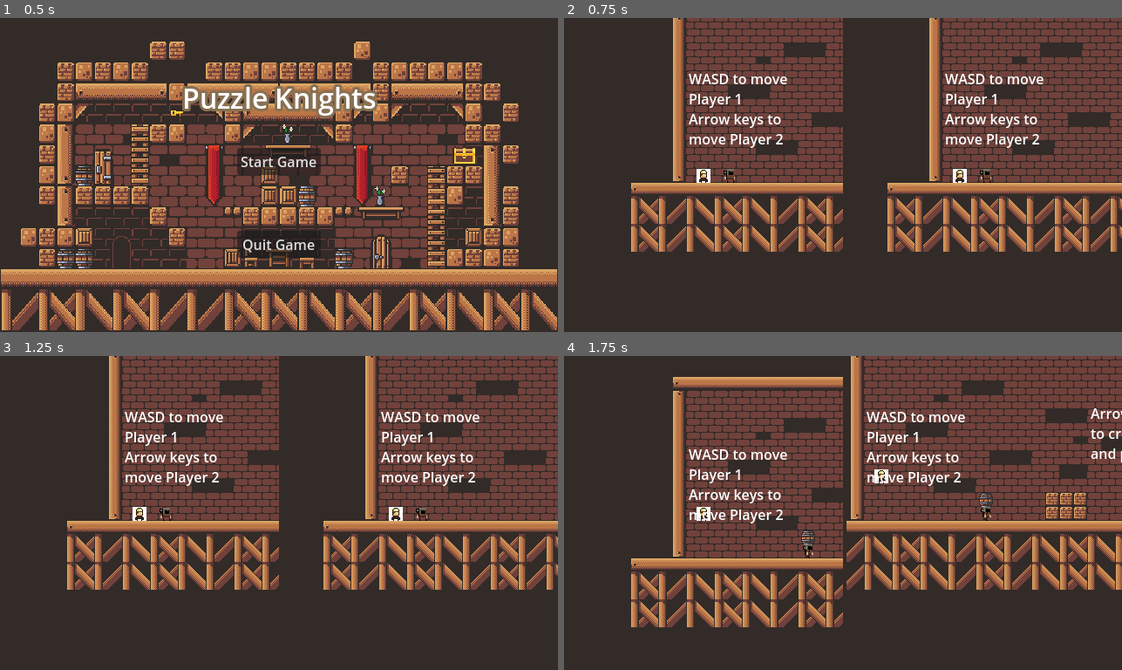
Above: before the commit, frames 1-4 (two rows, left to right).
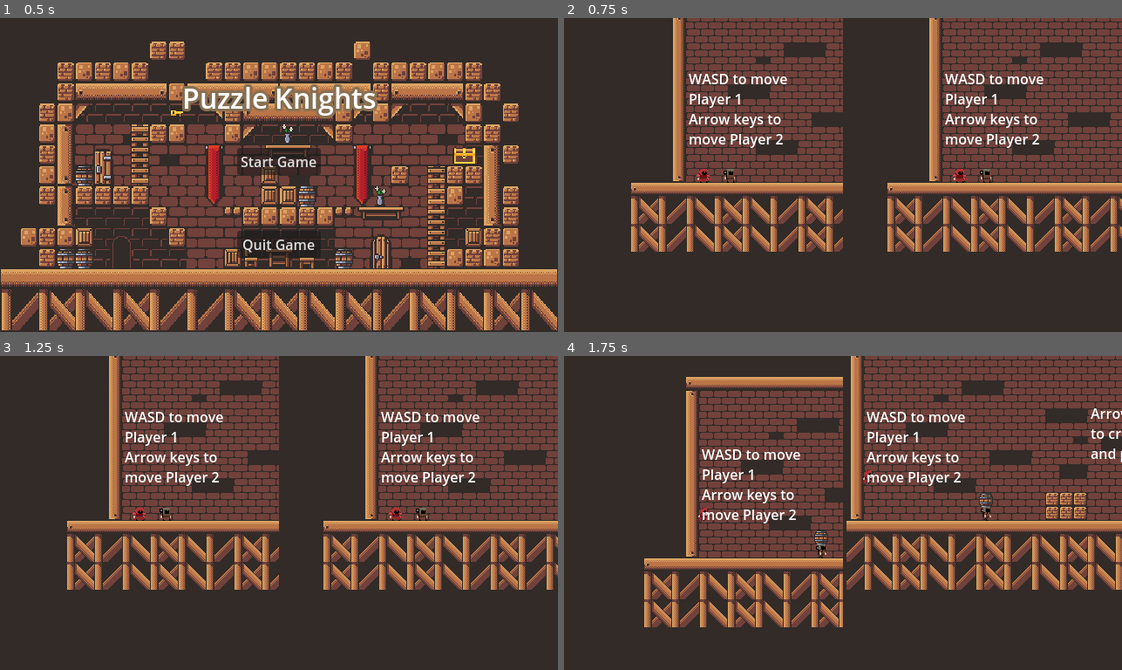
Above: after the commit, the same moments.

Repository: Darr3n2GG/Puzzle-Knights-2P-
Game: Godot game, scene res://Scenes/Main Menu/main_menu.tscn
Same seed, same stepped clock (60 frames per second), same inputs: the game is played once before the commit and once after it.
Inputs:
- Up to frame 1 (0.5 s): no input
- Up to frame 2 (0.75 s): click "Start Game" at 0.5 s
- Up to frame 3 (1.25 s): no input
- Up to frame 4 (1.75 s): tap Enter at 1.25 s; hold Right (2Right) from 1.28 s (still down); tap Shift (1Attack) at 1.35 s; tap W (1Up) at 1.52 s; tap Down (2PlaceOrCarry) at 1.55 s

Frame 1 is identical in both runs. In frame 2, 0.2% of the frame differs, in the area x 23-73%, y 48-53%; in frame 3, 0.2%; in frame 4, 11%, in the area x 12-59%, y 6-87%.
Error in both runs: Cannot call method 'get_child' on a null value. (res://Resources/Global.gd:15)

Commit message:
"Final Commit" wink wink
-added Combat knight animations
 -> attack,jump,run,idle,attack slash ( bugged)
-tweaked door scene

Diff:
--- a/Characters/Players/Player 1/P1_Attack.gd
+++ b/Characters/Players/Player 1/P1_Attack.gd
@@ -7,13 +7,17 @@
 @export var knockback_strength_y : float = 200.0
 var has_knockbacked : bool = false
 
+signal attacked
+
 func _ready() -> void:
 	hurtbox.monitoring = false
+	connect("attacked",get_parent().on_attacked)
 
 func _physics_process(_delta) -> void:
 	if Input.is_action_just_pressed("1Attack") and attack_cooldown.is_stopped(): #haha bug fixed
 		hurtbox.monitoring = true
 		is_attacking.start()
+		emit_signal("attacked")
 
 func _on_is_attacking_timeout() -> void:
 	hurtbox.monitoring = false
--- a/Characters/Players/Player 1/player_1.tscn
+++ b/Characters/Players/Player 1/player_1.tscn
@@ -1,24 +1,261 @@
-[gd_scene load_steps=12 format=3 uid="uid://da1c0fs0p4kxp"]
+[gd_scene load_steps=46 format=3 uid="uid://da1c0fs0p4kxp"]
 
 [ext_resource type="Script" path="res://Characters/Players/Player.gd" id="1_yjl8x"]
 [ext_resource type="Resource" uid="uid://deqgd3ry1p2rn" path="res://Resources/p1_controls.tres" id="2_g5pru"]
-[ext_resource type="Texture2D" uid="uid://c88pu1pybax30" path="res://Characters/Players/Player 1/miner.jpg" id="3_24ed2"]
+[ext_resource type="Texture2D" uid="uid://d3sq03oawyh8e" path="res://Imports/CK/CK attack pose.png" id="3_db0iq"]
+[ext_resource type="Texture2D" uid="uid://df8hcvib7laai" path="res://Imports/CK/CK Idle.png" id="3_gnjic"]
 [ext_resource type="PackedScene" uid="uid://bpdrkkdpu1hoc" path="res://Resources/Component/health_component.tscn" id="4_0g6dk"]
+[ext_resource type="Texture2D" uid="uid://dknacdpfvktf4" path="res://Imports/CK/CK jump spritesheet.png" id="5_03ff4"]
 [ext_resource type="PackedScene" uid="uid://dc560d02gq12i" path="res://Resources/Component/hitbox_component.tscn" id="5_g81ct"]
+[ext_resource type="Texture2D" uid="uid://y2nf1stg1anr" path="res://Imports/CK/CK Run.png" id="6_tr3fl"]
+[ext_resource type="Texture2D" uid="uid://cidmjb7fj1cwo" path="res://Imports/CK/CK attack slash.png" id="7_8w8pr"]
 [ext_resource type="Script" path="res://Characters/Players/Player 1/P1_Attack.gd" id="7_55mj7"]
 [ext_resource type="PackedScene" uid="uid://c8f6t6wa8tuwh" path="res://Resources/Component/Hurtbox_Component.tscn" id="8_p584q"]
 
+[sub_resource type="AtlasTexture" id="AtlasTexture_wdvxx"]
+atlas = ExtResource("3_db0iq")
+region = Rect2(0, 0, 32, 32)
+
+[sub_resource type="AtlasTexture" id="AtlasTexture_pu57q"]
+atlas = ExtResource("3_db0iq")
+region = Rect2(32, 0, 32, 32)
+
+[sub_resource type="AtlasTexture" id="AtlasTexture_a3ify"]
+atlas = ExtResource("3_db0iq")
+region = Rect2(0, 32, 32, 32)
+
+[sub_resource type="AtlasTexture" id="AtlasTexture_s2dbk"]
+atlas = ExtResource("3_gnjic")
+region = Rect2(0, 0, 32, 32)
+
+[sub_resource type="AtlasTexture" id="AtlasTexture_fx0gm"]
+atlas = ExtResource("3_gnjic")
+region = Rect2(32, 0, 32, 32)
+
+[sub_resource type="AtlasTexture" id="AtlasTexture_bcx5o"]
+atlas = ExtResource("3_gnjic")
+region = Rect2(64, 0, 32, 32)
+
+[sub_resource type="AtlasTexture" id="AtlasTexture_ogfn5"]
+atlas = ExtResource("3_gnjic")
+region = Rect2(0, 32, 32, 32)
+
+[sub_resource type="AtlasTexture" id="AtlasTexture_2ug0s"]
+atlas = ExtResource("3_gnjic")
+region = Rect2(32, 32, 32, 32)
+
+[sub_resource type="AtlasTexture" id="AtlasTexture_hkd53"]
+atlas = ExtResource("3_gnjic")
+region = Rect2(64, 32, 32, 32)
+
+[sub_resource type="AtlasTexture" id="AtlasTexture_by5s4"]
+atlas = ExtResource("3_gnjic")
+region = Rect2(0, 64, 32, 32)
+
+[sub_resource type="AtlasTexture" id="AtlasTexture_vjph5"]
+atlas = ExtResource("3_gnjic")
+region = Rect2(32, 64, 32, 32)
+
+[sub_resource type="AtlasTexture" id="AtlasTexture_1e31b"]
+atlas = ExtResource("3_gnjic")
+region = Rect2(64, 64, 32, 32)
+
+[sub_resource type="AtlasTexture" id="AtlasTexture_sdsyh"]
+atlas = ExtResource("5_03ff4")
+region = Rect2(64, 32, 32, 32)
+
+[sub_resource type="AtlasTexture" id="AtlasTexture_v5653"]
+atlas = ExtResource("5_03ff4")
+region = Rect2(0, 64, 32, 32)
+
+[sub_resource type="AtlasTexture" id="AtlasTexture_2ojyr"]
+atlas = ExtResource("5_03ff4")
+region = Rect2(0, 32, 32, 32)
+
+[sub_resource type="AtlasTexture" id="AtlasTexture_ajdha"]
+atlas = ExtResource("5_03ff4")
+region = Rect2(32, 32, 32, 32)
+
+[sub_resource type="AtlasTexture" id="AtlasTexture_ualo4"]
+atlas = ExtResource("5_03ff4")
+region = Rect2(0, 0, 32, 32)
+
+[sub_resource type="AtlasTexture" id="AtlasTexture_vrb6c"]
+atlas = ExtResource("5_03ff4")
+region = Rect2(32, 0, 32, 32)
+
+[sub_resource type="AtlasTexture" id="AtlasTexture_j06ae"]
+atlas = ExtResource("5_03ff4")
+region = Rect2(64, 0, 32, 32)
+
+[sub_resource type="AtlasTexture" id="AtlasTexture_24m66"]
+atlas = ExtResource("6_tr3fl")
+region = Rect2(0, 0, 32, 32)
+
+[sub_resource type="AtlasTexture" id="AtlasTexture_qp541"]
+atlas = ExtResource("6_tr3fl")
+region = Rect2(32, 0, 32, 32)
+
+[sub_resource type="AtlasTexture" id="AtlasTexture_1o1a8"]
+atlas = ExtResource("6_tr3fl")
+region = Rect2(64, 0, 32, 32)
+
+[sub_resource type="AtlasTexture" id="AtlasTexture_pyn0n"]
+atlas = ExtResource("6_tr3fl")
+region = Rect2(0, 32, 32, 32)
+
+[sub_resource type="AtlasTexture" id="AtlasTexture_mqxyg"]
+atlas = ExtResource("6_tr3fl")
+region = Rect2(32, 32, 32, 32)
+
+[sub_resource type="AtlasTexture" id="AtlasTexture_bdp42"]
+atlas = ExtResource("6_tr3fl")
+region = Rect2(64, 32, 32, 32)
+
 [sub_resource type="SpriteFrames" id="SpriteFrames_cwjio"]
 animations = [{
 "frames": [{
 "duration": 1.0,
-"texture": ExtResource("3_24ed2")
+"texture": SubResource("AtlasTexture_wdvxx")
+}, {
+"duration": 1.0,
+"texture": SubResource("AtlasTexture_pu57q")
+}, {
+"duration": 1.0,
+"texture": SubResource("AtlasTexture_a3ify")
+}],
+"loop": false,
+"name": &"attack front",
+"speed": 8.0
+}, {
+"frames": [{
+"duration": 1.0,
+"texture": SubResource("AtlasTexture_s2dbk")
+}, {
+"duration": 1.0,
+"texture": SubResource("AtlasTexture_fx0gm")
+}, {
+"duration": 1.0,
+"texture": SubResource("AtlasTexture_bcx5o")
+}, {
+"duration": 1.0,
+"texture": SubResource("AtlasTexture_ogfn5")
+}, {
+"duration": 1.0,
+"texture": SubResource("AtlasTexture_2ug0s")
+}, {
+"duration": 1.0,
+"texture": SubResource("AtlasTexture_hkd53")
+}, {
+"duration": 1.0,
+"texture": SubResource("AtlasTexture_by5s4")
+}, {
+"duration": 1.0,
+"texture": SubResource("AtlasTexture_vjph5")
+}, {
+"duration": 1.0,
+"texture": SubResource("AtlasTexture_1e31b")
 }],
 "loop": true,
 "name": &"idle",
+"speed": 3.0
+}, {
+"frames": [{
+"duration": 1.0,
+"texture": SubResource("AtlasTexture_sdsyh")
+}, {
+"duration": 1.0,
+"texture": SubResource("AtlasTexture_v5653")
+}],
+"loop": true,
+"name": &"jump fall",
+"speed": 6.0
+}, {
+"frames": [{
+"duration": 1.0,
+"texture": SubResource("AtlasTexture_2ojyr")
+}, {
+"duration": 1.0,
+"texture": SubResource("AtlasTexture_ajdha")
+}],
+"loop": false,
+"name": &"jump limit",
+"speed": 5.0
+}, {
+"frames": [{
+"duration": 1.0,
+"texture": SubResource("AtlasTexture_ualo4")
+}, {
+"duration": 1.0,
+"texture": SubResource("AtlasTexture_vrb6c")
+}, {
+"duration": 1.0,
+"texture": SubResource("AtlasTexture_j06ae")
+}],
+"loop": true,
+"name": &"jump up",
+"speed": 5.0
+}, {
+"frames": [{
+"duration": 1.0,
+"texture": SubResource("AtlasTexture_24m66")
+}, {
+"duration": 1.0,
+"texture": SubResource("AtlasTexture_qp541")
+}, {
+"duration": 1.0,
+"texture": SubResource("AtlasTexture_1o1a8")
+}, {
+"duration": 1.0,
+"texture": SubResource("AtlasTexture_pyn0n")
+}, {
+"duration": 1.0,
+"texture": SubResource("AtlasTexture_mqxyg")
+}, {
+"duration": 1.0,
+"texture": SubResource("AtlasTexture_bdp42")
+}],
+"loop": true,
+"name": &"run",
 "speed": 5.0
 }]
 
+[sub_resource type="AtlasTexture" id="AtlasTexture_7e7r3"]
+atlas = ExtResource("7_8w8pr")
+region = Rect2(0, 0, 64, 32)
+
+[sub_resource type="AtlasTexture" id="AtlasTexture_n7535"]
+atlas = ExtResource("7_8w8pr")
+region = Rect2(64, 0, 64, 32)
+
+[sub_resource type="AtlasTexture" id="AtlasTexture_hpp38"]
+atlas = ExtResource("7_8w8pr")
+region = Rect2(128, 0, 64, 32)
+
+[sub_resource type="AtlasTexture" id="AtlasTexture_kk5od"]
+atlas = ExtResource("7_8w8pr")
+region = Rect2(0, 32, 64, 32)
+
+[sub_resource type="SpriteFrames" id="SpriteFrames_ejgq3"]
+animations = [{
+"frames": [{
+"duration": 1.0,
+"texture": SubResource("AtlasTexture_7e7r3")
+}, {
+"duration": 1.0,
+"texture": SubResource("AtlasTexture_n7535")
+}, {
+"duration": 1.0,
+"texture": SubResource("AtlasTexture_hpp38")
+}, {
+"duration": 1.0,
+"texture": SubResource("AtlasTexture_kk5od")
+}],
+"loop": false,
+"name": &"slash",
+"speed": 8.0
+}]
+
 [sub_resource type="RectangleShape2D" id="RectangleShape2D_0m543"]
 size = Vector2(10, 15)
 
@@ -26,12 +263,13 @@
 size = Vector2(10, 15)
 
 [sub_resource type="RectangleShape2D" id="RectangleShape2D_ah4og"]
-size = Vector2(23, 18)
+size = Vector2(27, 18)
 
 [node name="Player 1" type="CharacterBody2D" groups=["player"]]
 collision_mask = 6
 platform_floor_layers = 4294967293
 script = ExtResource("1_yjl8x")
+speed = 300.0
 controls = ExtResource("2_g5pru")
 
 [node name="Animation" type="AnimatedSprite2D" parent="."]
@@ -39,6 +277,14 @@
 sprite_frames = SubResource("SpriteFrames_cwjio")
 animation = &"idle"
 
+[node name="Slash" type="AnimatedSprite2D" parent="."]
+visible = false
+position = Vector2(24, 0.5)
+sprite_frames = SubResource("SpriteFrames_ejgq3")
+animation = &"slash"
+frame = 3
+frame_progress = 0.999122
+
 [node name="CollisionBox" type="CollisionShape2D" parent="."]
 shape = SubResource("RectangleShape2D_0m543")
 debug_color = Color(0, 0.6, 0.701961, 0.419608)
@@ -60,7 +306,7 @@
 knockback_x = 100.0
 
 [node name="HurtBox" type="CollisionShape2D" parent="Hurtbox_Component"]
-position = Vector2(17, 0)
+position = Vector2(18.5, 0)
 shape = SubResource("RectangleShape2D_ah4og")
 debug_color = Color(0.937255, 0.25098, 0, 0.419608)
 
--- a/Characters/Players/Player 2/player_2.tscn
+++ b/Characters/Players/Player 2/player_2.tscn
@@ -148,7 +148,7 @@
 "texture": SubResource("AtlasTexture_jqnms")
 }],
 "loop": true,
-"name": &"move",
+"name": &"run",
 "speed": 6.0
 }]
 
@@ -173,7 +173,7 @@
 [node name="Animation" type="AnimatedSprite2D" parent="."]
 position = Vector2(0, 2)
 sprite_frames = SubResource("SpriteFrames_o2eun")
-animation = &"idle"
+animation = &"run"
 
 [node name="Barrel" type="Sprite2D" parent="."]
 visible = false
--- a/Characters/Players/Player.gd
+++ b/Characters/Players/Player.gd
@@ -2,41 +2,32 @@
 extends CharacterBody2D
 class_name player
 
-##Player Animation Node (temporary)
 @onready var anim : AnimatedSprite2D = $Animation
-##Players spawn point when ready or respawn
 @onready var spawn_point : Vector2 = global_position
 
-##Counts the amount of sec times delta that time has passed when not on floor
+#coyote jump mechanic
 var coyotetimer : float = 0.0
-##Checks if player has jumped
 var has_jumped : bool = false
-##Max amount of time in sec that player can coyote jump when not on floor
 @export var maxcoyotetime : float = 0.2
 
-var is_pogo : bool = false
+var direction : Vector2 = Vector2.RIGHT
+var knockback : Vector2 = Vector2.ZERO
+var god_mode : bool = false
+##check if attack or place/carry block animation is being played
+var alt_animation : bool = false
+var is_attacking : bool = false
 
-##Direction a player is facing in int value
-var direction : Vector2 = Vector2.RIGHT
-##knockback for player whenever being hit by something or is hitting something
-var knockback : Vector2 = Vector2.ZERO
-##god mode
-var god_mode : bool = false
-
-##Speed value of player
 @export var speed : float = 200.0
-##Jump velocity value of player
 @export var jump_vel : float = -300.0
-##Amount of push force player can exert on rigid bodies
+##push force for rigid bodies
 @export var push_force : float = 20.0
-##Place range of player
+##player 2 place block base range
 @export var base_place_range : float = 16.0
 
-##Gravity from project settings
 var gravity = ProjectSettings.get_setting("physics/2d/default_gravity")
 
 ##Control resource for two player controls, resources using control.gd can be dragged to this variable in th editor
-@export var controls : Resource = null
+@export var controls : controls = null
 
 func _physics_process(delta) -> void:
 	if not is_on_floor():
@@ -50,12 +41,12 @@
 	else:
 		coyotetimer += delta
 
-	if Input.is_action_pressed(controls.up) and coyotetimer < maxcoyotetime and not has_jumped and not is_pogo: # or Input.is_joy_button_pressed(controls.player_index,JOY_BUTTON_DPAD_UP) and is_on_floor():
+	if Input.is_action_pressed(controls.up) and coyotetimer < maxcoyotetime and not has_jumped:
 		velocity.y = jump_vel
 		has_jumped = true
 		print("jump")
 
-	if Input.is_action_pressed(controls.right): #or Input.is_joy_button_pressed(controls.player_index,JOY_BUTTON_DPAD_RIGHT):
+	if Input.is_action_pressed(controls.right):
 		anim.flip_h = false
 		direction = Vector2.RIGHT
 		global_position.x += speed * delta
@@ -63,10 +54,14 @@
 			var hurtbox = $Hurtbox_Component/HurtBox
 			hurtbox.position = direction * 17
 			hurtbox.shape.size = Vector2(23,18)
+
+			var slash = $Slash
+			slash.flip_h = false
+			slash.position.x = 24
 		else:
 			$TerrainDetector/TerrainDetectorCollsion.position.x = 9
 
-	elif Input.is_action_pressed(controls.left): #or Input.is_joy_button_pressed(controls.player_index,JOY_BUTTON_DPAD_LEFT):
+	elif Input.is_action_pressed(controls.left):
 		anim.flip_h = true
 		direction = Vector2.LEFT
 		global_position.x -= speed * delta
@@ -74,6 +69,10 @@
 			var hurtbox = $Hurtbox_Component/HurtBox
 			hurtbox.position = direction * 17
 			hurtbox.shape.size = Vector2(23,18)
+
+			var slash = $Slash
+			slash.flip_h = true
+			slash.position.x = -24
 		else:
 			$TerrainDetector/TerrainDetectorCollsion.position.x = -9
 
@@ -102,21 +101,37 @@
 	push_collision()
 
 func update_animation():
-	if controls.player_index == 1:
+	if Input.is_action_just_pressed("1Attack") and controls.player_index == 0 and is_attacking or Input.is_action_just_pressed("2PlaceOrCarry") and controls.player_index == 1:
+		alt_animation = true
+	if alt_animation:
+		if controls.player_index == 0:
+			if direction == Vector2.DOWN:
+				pass
+			else:
+				anim.play("attack front")
+
+				var slash = $Slash
+				slash.visible = true
+				slash.play("slash")
+				if slash.frame == 3:
+					slash.visible = false
+					is_attacking = false
+					print("hi")
+		else:
+			alt_animation = false
+	else:
 		if velocity.y < 0:
-			while not is_on_floor():
-				anim.play("jump up")
-				if anim.frame == 2:
-					anim.pause()
-				break
+			anim.play("jump up")
 		elif velocity.y > 0:
-			while not is_on_floor():
+			if controls.player_index == 0:
+				anim.play("jump limit")
+				while velocity.y < 0:
+					anim.play("jump fall")
+					break
+			else:
 				anim.play("jump fall")
-				if anim.frame == 1:
-					anim.pause()
-				break
-		elif Input.is_action_pressed("2Right") or Input.is_action_pressed("2Left"):
-			anim.play("move")
+		elif Input.is_action_pressed(controls.right) or Input.is_action_pressed(controls.left):
+			anim.play("run")
 		else:
 			anim.play("idle")
 
@@ -131,7 +146,10 @@
 	visible = false
 	process_mode = Node.PROCESS_MODE_DISABLED
 
+func on_attacked() -> void:
+	is_attacking = true
+
 func die():
-	print("Assume player is killed")
+#	print("Assume player is killed")
 	global_position = spawn_point
 	$HealthComponent.Set_Health()
--- a/Puzzle Components/Door/door.tscn
+++ b/Puzzle Components/Door/door.tscn
@@ -7,27 +7,6 @@
 
 [sub_resource type="RectangleShape2D" id="RectangleShape2D_6v6t1"]
 size = Vector2(359.338, 34.1086)
-
-[sub_resource type="Animation" id="Animation_sq47w"]
-resource_name = "move"
-length = 0.5
-tracks/0/type = "value"
-tracks/0/imported = false
-tracks/0/enabled = true
-tracks/0/path = NodePath("AnimatableBody2D:position")
-tracks/0/interp = 1
-tracks/0/loop_wrap = true
-tracks/0/keys = {
-"times": PackedFloat32Array(0, 0.5),
-"transitions": PackedFloat32Array(1, 1),
-"update": 0,
-"values": [Vector2(0, 0), Vector2(0, 0)]
-}
-
-[sub_resource type="AnimationLibrary" id="AnimationLibrary_ic50f"]
-_data = {
-"move": SubResource("Animation_sq47w")
-}
 
 [node name="Door" type="Node2D"]
 scale = Vector2(0.0751381, 1.58318)
@@ -54,8 +33,3 @@
 [node name="CollisionShape2D" type="CollisionShape2D" parent="AnimatableBody2D/Hurtbox_Component"]
 position = Vector2(0, 16.4226)
 shape = SubResource("RectangleShape2D_6v6t1")
-
-[node name="AnimationPlayer" type="AnimationPlayer" parent="."]
-libraries = {
-"": SubResource("AnimationLibrary_ic50f")
-}
--- a/Scenes/Levels/level_4.tscn
+++ b/Scenes/Levels/level_4.tscn
@@ -67,7 +67,7 @@
 position = Vector2(233, 0)
 layer_0/tile_data = PackedInt32Array(65515, 327680, 7, 65516, 393216, 7, 65517, 393216, 7, 65518, 393216, 7, 65519, 393 …(2245 unchanged characters)…
 layer_1/tile_data = PackedInt32Array(20, 196608, 6, -720913, 65536, 3, -655377, 65536, 3, -589841, 65536, 3, -524305, 6 …(9748 unchanged characters)…
-layer_2/tile_data = PackedInt32Array(-131055, 262144, 9, -131053, 393216, 9)
+layer_2/tile_data = PackedInt32Array(-131055, 262144, 9, -131053, 393216, 9, -524271, 262144, 9, -458735, 262144, 10, -524270, 327680, 9, -458734, 327680, 10, -524269, 393216, 9, -458733, 393216, 10)
 
 [node name="TileMapBaker" parent="." instance=ExtResource("2_5iuso")]
 position = Vector2(233, 0)
Not shown: 1 places in Creature/Barrel/Dummy.tscn that only renumber resources
Binary file added: Imports/CK/CK Idle.png
Not shown, added: Imports/CK/CK Idle.png.import
Binary file added: Imports/CK/CK Run.png
Not shown, added: Imports/CK/CK Run.png.import
Binary file added: Imports/CK/CK attack pose.png
Not shown, added: Imports/CK/CK attack pose.png.import
Binary file added: Imports/CK/CK attack slash.png
Not shown, added: Imports/CK/CK attack slash.png.import
Binary file added: Imports/CK/CK jump spritesheet.png
Not shown, added: Imports/CK/CK jump spritesheet.png.import
Not shown: 1 places in Puzzle Components/Door/door.tscn that only renumber resources
